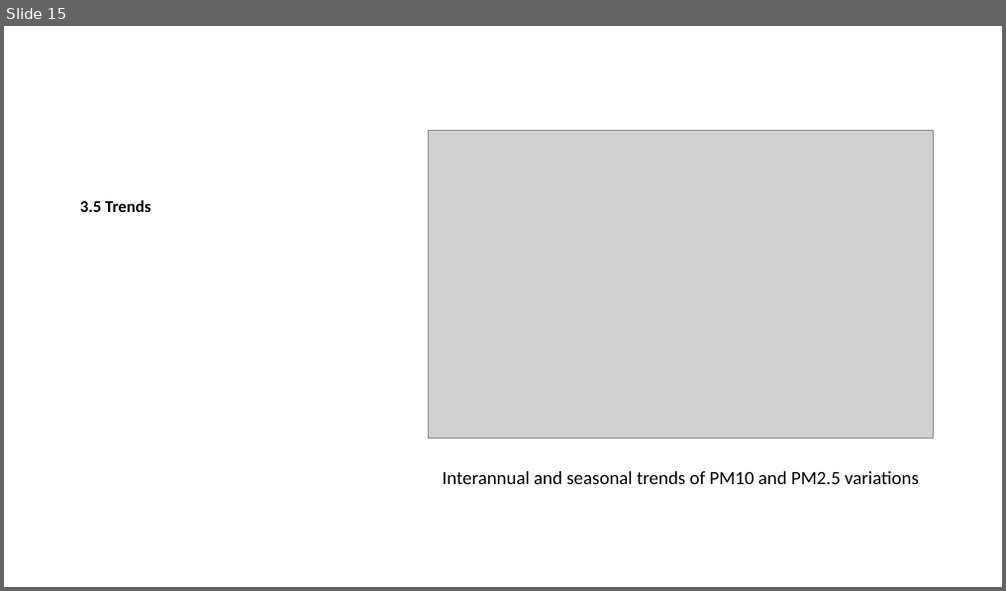
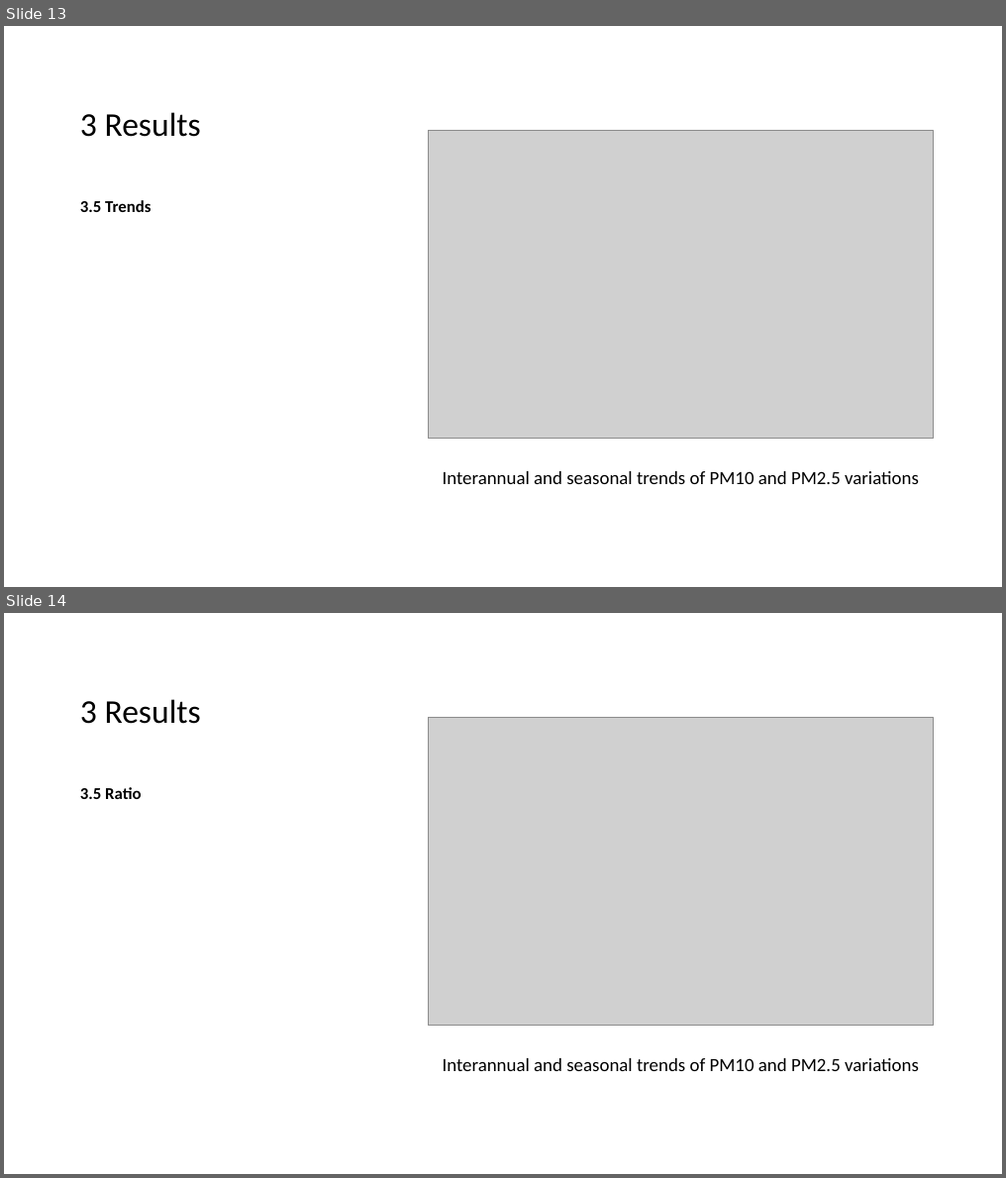
Before and after one commit to EmouAcademy/PM-manuscript, a slide deck: visuals/ppt_presentation.pptx. Shown one above the other, each under a label of ours: slide 15 before the commit, slides 13 and 14 after it. The pictures are 1006x591 and 1006x1178 pixels, drawn with LibreOffice and Linux fonts; fonts in the diff are those of the drawing; grey boxes stand for pictures. Boxes give left, top, right and bottom in pixels: in the first picture for what was removed or moved away, otherwise in the second. Text is boxed around its words. In the diff, an @@ line names an element or a change of style, - is before the commit and + after.

```diff
--- a/visuals/ppt_presentation.pptx
+++ b/visuals/ppt_presentation.pptx
@@ slide 14 added at box(4, 613, 1002, 1174), background #FFFFFF @@
@@ title added at box(80, 699, 201, 724), 32 pt, text #000000 @@
+3 Results
@@ picture added at box(429, 717, 934, 1026) @@
@@ text added at box(80, 787, 141, 799), 16 pt, text #000000, bold @@
+3.5 Ratio
@@ text added at box(443, 1059, 919, 1071), 18 pt, text #000000 @@
+Interannual and seasonal trends of PM10 and PM2.5 variations
@@ what was slide 15 is now slide 13 @@
@@ slide 13 changed as well @@
@@ title added at box(80, 112, 201, 137), 32 pt, text #000000 @@
+3 Results
```
Also in this commit, not shown: 10 other slides changed, 5 other slides added, 5 slides removed, 23 other files.
